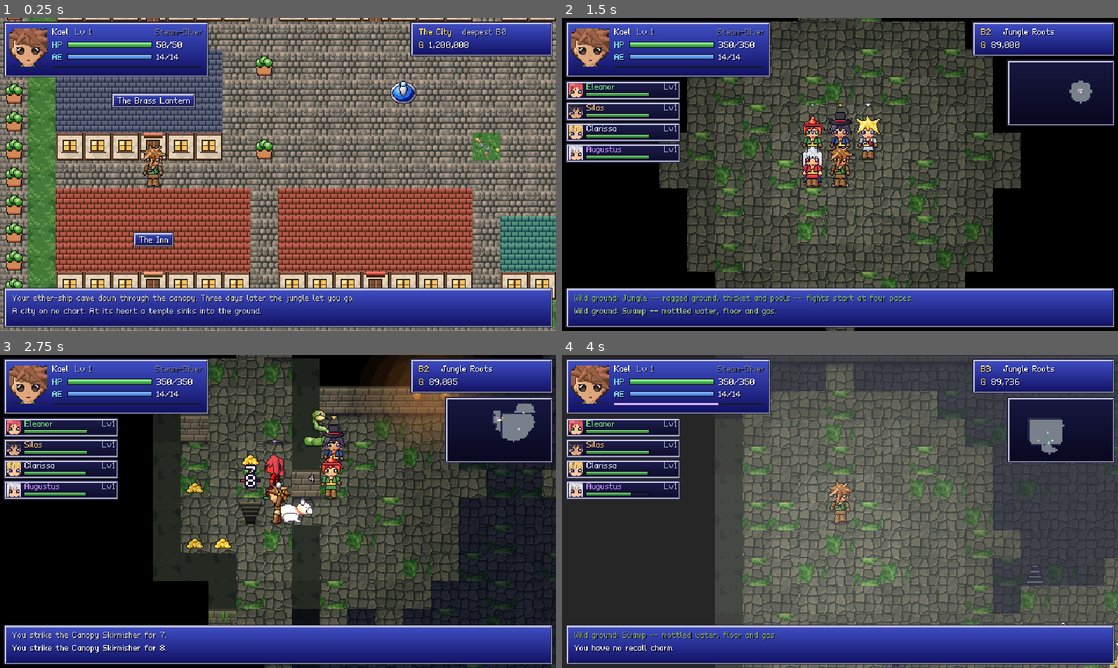
Above: before the commit, frames 1-4 (two rows, left to right).
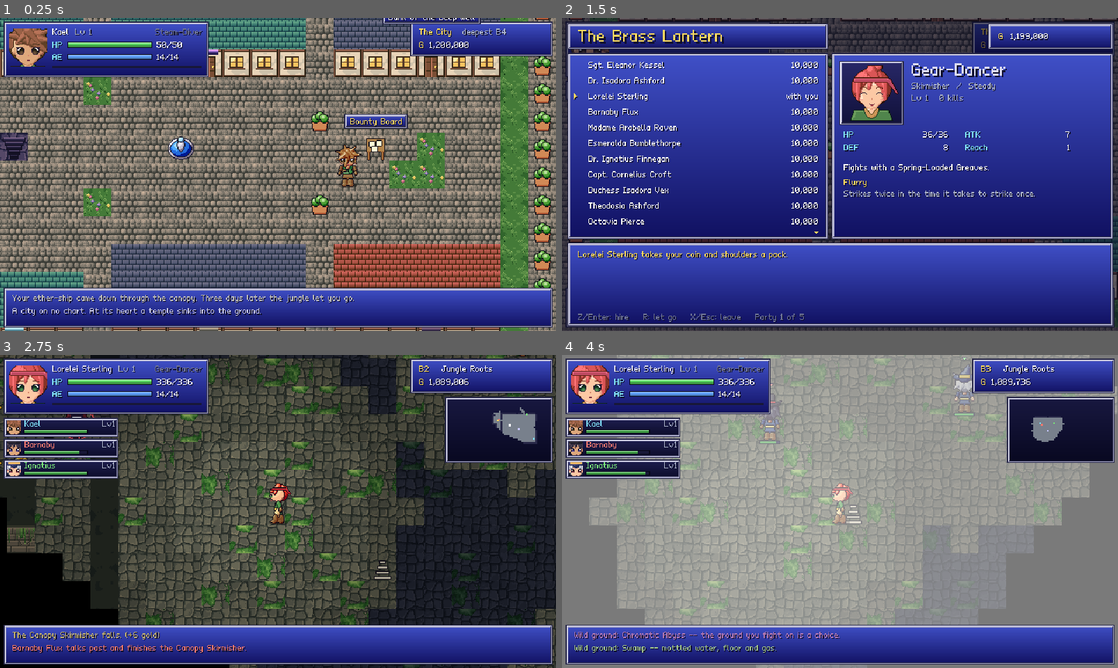
Above: after the commit, the same moments.

Repository: rhianor1975/projects
Game: Godot game, scene res://tests/shots3.tscn
The game is run twice, just before and just after one commit, with the same random seed, the same clock (stepped at 60 frames per second) and the same inputs. This scene is started directly instead of the project's main scene.
Inputs (mouse positions are in pixels of both pictures, inside the frame that each line leads up to):
- Up to frame 1 (0.25 s): no input
- Up to frame 2 (1.5 s): tap Enter (ui_accept) at 0.5, 0.77 s; move the mouse to (962, 158) at 0.52 s; hold Right (ui_right) 0.53-1.25 s; tap P at 0.6 s; click (962, 158) at 0.67 s; tap R at 0.8 s; drag from (728, 190) to (812, 237) at 1.27 s
- Up to frame 3 (2.75 s): move the mouse to (333, 442) at 2.02 s; hold Right (ui_right) from 2.03 s (still down); tap P at 2.1 s; tap R at 2.3 s
- Up to frame 4 (4 s): release Right (ui_right) at 2.75 s; drag from (812, 574) to (673, 464) at 2.77 s; move the mouse to (1006, 558) at 3.52 s; hold Left (ui_left) from 3.53 s (still down); tap K at 3.6 s; tap Enter (ui_accept) at 3.77 s; tap R at 3.8 s

The runs differ from the first frame. In frame 1, 57% of the frame differs, in the area x 0-100%, y 0-100%; in frame 2, 92%; in frame 3, 44%; in frame 4, 73%.

Commit message:
Aether Descent Godot: the bounty board
Port of src/quests.c. A board east of the temple posts one notice at a
time: kill, fetch, clear, and the three arrival bounties -- reach a
floor against the clock, without cracking a recall charm, or with an
escort client alive. The client is an ordinary party body built like a
hire. Arrival bounties settle on every floor entry; fetch items are
handed in at the board; a status chip shows the bounty underground.

Co-Authored-By: Claude Opus 5.5 <noreply@anthropic.com>
Claude-Session: https://claude.ai/code/session_01275kvYNqtpwM58ev2kWusf

Diff:
--- a/AetherDescent/godot/scripts/core/consts.gd
+++ b/AetherDescent/godot/scripts/core/consts.gd
@@ -9,6 +9,7 @@
 	PRISM_GREEN, SNARE, GRASS, FLOWERS,
 	# town
 	TOWN_FLOOR, ROOF, HOUSE_WALL, DOOR, TOWN_GRASS, TOWN_FLOWERS, PLANTER, FOUNTAIN, TEMPLE,
+	QUEST_BOARD,
 }
 
 enum Difficulty { NORMAL, HARD, SWARM, HARDCORE }
--- a/AetherDescent/godot/scripts/core/game.gd
+++ b/AetherDescent/godot/scripts/core/game.gd
@@ -216,6 +216,7 @@
 	Rules.refresh_vision()
 	msg("You descend to floor %d -- %s." % [n, C.BIOME_NAMES[map.biome]] if arrive_down
 		else "You climb back to floor %d." % n, Color8(150, 200, 255))
+	Quests.check_arrival()
 	if map.event_name != "":
 		msg("%s %s" % [map.event_name, map.event_desc], Color8(255, 220, 140))
 	if map.gold_rush:
--- a/AetherDescent/godot/scripts/core/game_map.gd
+++ b/AetherDescent/godot/scripts/core/game_map.gd
@@ -73,7 +73,7 @@
 	return tt == C.Tile.WALL or tt == C.Tile.WATER or tt == C.Tile.LOCKED_DOOR \
 		or tt == C.Tile.SEALED_DOOR or tt == C.Tile.THICKET or tt == C.Tile.CRYSTAL \
 		or tt == C.Tile.ROOF or tt == C.Tile.HOUSE_WALL or tt == C.Tile.DOOR \
-		or tt == C.Tile.FOUNTAIN or tt == C.Tile.PLANTER
+		or tt == C.Tile.FOUNTAIN or tt == C.Tile.PLANTER or tt == C.Tile.QUEST_BOARD
 
 
 func walkable_player(x: int, y: int) -> bool:
--- a/AetherDescent/godot/scripts/core/hero.gd
+++ b/AetherDescent/godot/scripts/core/hero.gd
@@ -112,6 +112,7 @@
 # are what a hire carries on top. The character has roster_idx -1 and none of it.
 var is_hire := false
 var roster_idx := -1
+var is_client := false         # walking with you on an escort bounty
 var personality := 1           # Party.BOLD / STEADY / CAUTIOUS
 var tier := 0                  # which price step was paid
 var kills := 0
--- a/AetherDescent/godot/scripts/core/party.gd
+++ b/AetherDescent/godot/scripts/core/party.gd
@@ -135,6 +135,8 @@
 static func color_of(h: Hero) -> Color:
 	if not h.is_hire:
 		return Color8(128, 224, 248)
+	if h.is_client:
+		return Color8(255, 236, 190)
 	return COLORS[maxi(h.roster_idx, 0) % COLORS.size()]
 
 
@@ -1218,6 +1220,7 @@
 			best = c
 	if best == null or not Game.take("Recall Charm"):
 		return false
+	Quests.note_recall()
 	for d in C.DIRS8:
 		var nx: int = fallen.x + d.x
 		var ny: int = fallen.y + d.y
--- /dev/null
+++ b/AetherDescent/godot/scripts/core/quests.gd
@@ -0,0 +1,190 @@
+class_name Quests
+## The bounty board -- a port of src/quests.c. Six kinds:
+##
+##   kill / fetch / clear   slay one, bring one back, thin a floor out
+##   timed                  be on floor N before the clock runs out
+##   norecall               get there without cracking a charm
+##   escort                 get somebody else there alive
+##
+## The escort's client is not a special kind of thing: they are a body in the
+## party like any hire, built the same way, and they walk, fight and die under
+## the same rules. Everything that makes them a client is in the bounty.
+##
+## Game.quest holds the notice: {type, depth, gold, xp, ...}; empty is none.
+
+const KINDS := ["kill", "fetch", "clear", "timed", "norecall", "escort"]
+const ITEM_NAMES := ["a Sealed Dispatch Case", "a Cracked Pressure Gauge", "a Waterlogged Ledger",
+	"a Company Signet", "a Corroded Aether Vial", "a Torn Survey Map", "a Rusted Union Badge",
+	"a Sealed Specimen Jar"]
+
+
+static func rnd(n: int) -> int:
+	return Game.rng.randi() % maxi(n, 1)
+
+
+static func active() -> bool:
+	return not Game.quest.is_empty()
+
+
+## The client walking with you, if this is an escort and they are still in the party.
+static func client() -> Hero:
+	for h in Game.party:
+		if h.is_client:
+			return h
+	return null
+
+
+## Lets the client go, whatever became of them. Every way out of an escort --
+## paid, failed or abandoned -- comes through here.
+static func _release_client() -> void:
+	var c := client()
+	if c == null:
+		return
+	if c == Game.hero:
+		for h in Game.party:
+			if h != c and Party.is_up(h):
+				Game.controlled_set(h)
+				break
+	Game.party.erase(c)
+
+
+static func _take_on_client() -> Hero:
+	if Game.party.size() >= Party.MAX_COMPANIONS + 1:
+		return null
+	var c := Party.candidate(rnd(Party.TAVERN_ROSTER))
+	c.roster_idx = -1          # not of the Tavern: nobody to rehire them from
+	c.is_client = true
+	c.x = Game.hero.x
+	c.y = Game.hero.y
+	Game.party.append(c)
+	return c
+
+
+## Posts a new bounty, replacing whatever was there. Returns the notice's line.
+## `kind` picks one instead of the board's roll (the tests use it).
+static func offer(kind := "") -> String:
+	_release_client()
+	var base := maxi(Game.deepest_floor, 1)
+	var hi := mini(base + 3, C.MAX_FLOOR)
+	var lo := mini(maxi(base - 5, 1), hi)
+	var depth := lo + rnd(hi - lo + 1)
+	var q := {"depth": depth, "gold": 40 + depth * 4 + rnd(40), "xp": 15 + depth * 3 + rnd(15)}
+	q.type = kind if kind in KINDS else KINDS[rnd(KINDS.size())]
+	var line := ""
+	match q.type:
+		"fetch":
+			q.item = ITEM_NAMES[rnd(ITEM_NAMES.size())]
+			q.found = false
+			line = "Recover %s from floor %d and bring it back here." % [q.item, depth]
+		"clear":
+			q.needed = 5 + depth / 10 + rnd(4)
+			q.done = 0
+			q.gold = q.gold * 3 / 2
+			q.xp = q.xp * 3 / 2
+			line = "Clear %d foes from floor %d." % [q.needed, depth]
+		"timed":
+			# enough turns to walk it at a fair pace, not to clear every floor on the way
+			var budget := 400 + depth * 90
+			q.deadline = Game.turns + budget
+			q.gold *= 2
+			q.xp *= 2
+			line = "Be standing on floor %d within %d turns." % [depth, budget]
+		"norecall":
+			q.broken = false
+			q.gold *= 2
+			q.xp *= 2
+			line = "Reach floor %d without cracking a recall charm." % depth
+		"escort":
+			var c := _take_on_client()
+			if c == null:
+				# nowhere to put them: a dull bounty beats one that cannot start
+				q.type = "kill"
+			else:
+				q.client = c.name
+				q.gold *= 3
+				q.xp *= 2
+				line = "%s wants to reach floor %d. Keep them breathing." % [c.name, depth]
+	if q.type == "kill":
+		q.monster = Monster.quest_name(depth, Game.rng)
+		line = "Slay a %s on floor %d." % [q.monster, depth]
+	Game.quest = q
+	Game.msg("New bounty: " + line, Color8(255, 220, 140))
+	return line
+
+
+static func _pay(why: String) -> void:
+	var q := Game.quest
+	var g := Game.gain_gold(int(q.gold))
+	Rules.grant_xp(int(q.xp))
+	Game.good("%s (+%d gold, +%d xp)" % [why, g, int(q.xp)])
+	Sfx.play("levelup")
+	_release_client()
+	Game.quest = {}
+
+
+## The three bounties decided by arriving somewhere settle here, on every
+## floor arrival.
+static func check_arrival() -> void:
+	var q := Game.quest
+	if q.is_empty() or not q.type in ["timed", "norecall", "escort"] or Game.depth != int(q.depth):
+		return
+	var why := ""
+	if q.type == "timed" and Game.turns > int(q.deadline):
+		why = "The bounty was on the clock, and the clock ran out."
+	if q.type == "norecall" and q.get("broken", false):
+		why = "The bounty said no charms. The charm is spent."
+	if q.type == "escort" and not Party.is_up(client()):
+		why = "You arrive without your client. Nobody is paying for that."
+	if why != "":
+		Game.warn(why)
+		_release_client()
+		Game.quest = {}
+		return
+	if q.type == "escort":
+		_pay("%s pays out and goes their own way." % client().name)
+	else:
+		_pay("Bounty complete! Floor %d, as asked." % int(q.depth))
+
+
+## A recall charm has been spent: that breaks a no-charm bounty.
+static func note_recall() -> void:
+	if Game.quest.get("type", "") == "norecall":
+		Game.quest.broken = true
+
+
+## At the board: hand over a fetched item.
+static func turn_in() -> bool:
+	var q := Game.quest
+	if q.get("type", "") == "fetch" and q.get("found", false):
+		_pay("Bounty complete! You hand over %s." % q.item)
+		return true
+	return false
+
+
+## Tears the notice down, releasing the client if there is one.
+static func abandon() -> void:
+	if not active():
+		return
+	Game.msg("You tear down the notice: %s." % summary())
+	_release_client()
+	Game.quest = {}
+
+
+static func summary() -> String:
+	var q := Game.quest
+	if q.is_empty():
+		return "no bounty"
+	var d := int(q.depth)
+	match q.type:
+		"fetch":
+			return "recover %s from floor %d%s" % [q.item, d, " (found -- bring it back)" if q.get("found", false) else ""]
+		"clear":
+			return "clear %d foes from floor %d (%d done)" % [int(q.needed), d, int(q.get("done", 0))]
+		"timed":
+			return "reach floor %d within %d turns" % [d, maxi(0, int(q.deadline) - Game.turns)]
+		"norecall":
+			return "reach floor %d without a charm%s" % [d, " (broken)" if q.get("broken", false) else ""]
+		"escort":
+			var c := client()
+			return "get %s to floor %d%s" % [c.name if Party.is_up(c) else "your client", d, "" if Party.is_up(c) else " (dead)"]
+	return "slay a %s on floor %d" % [q.get("monster", "?"), d]
--- a/AetherDescent/godot/scripts/core/rules.gd
+++ b/AetherDescent/godot/scripts/core/rules.gd
@@ -125,11 +125,11 @@
 	var q := Game.quest
 	if not q.is_empty() and int(q.get("depth", -1)) == Game.depth:
 		if q.type == "kill" and q.monster == mo.name:
-			_complete_quest("You've slain the %s." % mo.name)
+			Quests._pay("Bounty complete! You've slain the %s." % mo.name)
 		elif q.type == "clear":
 			q.done = int(q.get("done", 0)) + 1
 			if q.done >= int(q.needed):
-				_complete_quest("Floor %d is clear enough now." % Game.depth)
+				Quests._pay("Bounty complete! Floor %d is clear enough now." % Game.depth)
 			else:
 				Game.msg("Bounty progress: %d/%d." % [q.done, q.needed])
 	if mo.is_boss:
@@ -140,14 +140,6 @@
 	elif mo.is_elite:
 		if rnd(100) < (60 if mo.biome_boss else 12):
 			grant_random_set_piece(m.biome)
-
-
-static func _complete_quest(why: String) -> void:
-	var q := Game.quest
-	var g := Game.gain_gold(int(q.gold))
-	grant_xp(int(q.xp))
-	Game.good("Bounty complete! %s (+%d gold, +%d xp)" % [why, g, int(q.xp)])
-	Game.quest = {}
 
 
 static func find_target(radius: int, exclude: Monster = null) -> Monster:
@@ -621,6 +613,9 @@
 			return false
 		if tt == C.Tile.TEMPLE:
 			request = {"open": "temple"}
+			return false
+		if tt == C.Tile.QUEST_BOARD:
+			request = {"open": "board"}
 			return false
 		if not m.walkable_player(nx, ny):
 			return false
@@ -931,6 +926,7 @@
 		Game.msg("You have no recall charm.")
 		return false
 	Game.recall_countdown = H().recall_turns
+	Quests.note_recall()
 	Game.msg("You crack a recall charm. Hold steady -- %d turns." % Game.recall_countdown, Color8(150, 230, 255))
 	Game.emit_fx({"type": "burst", "at": H().pos(), "radius": 2, "color": Color8(120, 230, 255)})
 	end_turn()
--- a/AetherDescent/godot/scripts/core/town.gd
+++ b/AetherDescent/godot/scripts/core/town.gd
@@ -8,6 +8,7 @@
 const H := 18
 const START := Vector2i(20, 10)
 const TEMPLE := Vector2i(20, 8)
+const BOARD := Vector2i(33, 8)
 
 # id, label, x, y, w, h, roof style
 const BUILDINGS := [
@@ -59,12 +60,13 @@
 		m.doors[door.y * W + door.x] = b[0]
 	# the plaza: fountains, beds, and the temple mouth in the middle
 	m.set_t(TEMPLE.x, TEMPLE.y, C.Tile.TEMPLE)
+	m.set_t(BOARD.x, BOARD.y, C.Tile.QUEST_BOARD)
 	m.stairs_down = TEMPLE
 	for p in [Vector2i(14, 8), Vector2i(26, 8)]:
 		m.set_t(p.x, p.y, C.Tile.FOUNTAIN)
 	for p in [Vector2i(9, 7), Vector2i(31, 7), Vector2i(9, 10), Vector2i(31, 10)]:
 		m.set_t(p.x, p.y, C.Tile.PLANTER)
-	for p in [Vector2i(34, 8), Vector2i(35, 9), Vector2i(34, 9),
+	for p in [Vector2i(35, 8), Vector2i(35, 9), Vector2i(34, 9),
 			Vector2i(17, 10), Vector2i(23, 10), Vector2i(17, 6), Vector2i(23, 6)]:
 		m.set_t(p.x, p.y, C.Tile.TOWN_FLOWERS)
 	m.reveal_all()
--- a/AetherDescent/godot/scripts/ui/main.gd
+++ b/AetherDescent/godot/scripts/ui/main.gd
@@ -350,6 +350,8 @@
 			_open_building(req.id)
 		"temple":
 			_open_temple()
+		"board":
+			_open_board()
 		"merchant":
 			_open_merchant()
 		"gameover":
@@ -947,6 +949,66 @@
 	m.detail = _detail_hero
 
 
+# ---- the bounty board ---------------------------------------------------------------
+## One notice at a time. Take it, carry it out, come back -- or tear it down.
+func _open_board() -> void:
+	Sfx.play("door")
+	if Quests.turn_in():
+		Game.save_run()
+	var m := _menu("Bounty Board")
+	m.list_width = 260
+	m.rebuild = func(mm: Menu):
+		if Quests.active():
+			mm.items = [{"label": "Tear down the notice", "id": "abandon",
+				"desc": "Gives the bounty up%s. Nothing is paid." % (", and your client goes home" if Quests.client() else "")}]
+		else:
+			mm.items = [{"label": "Take a bounty", "id": "take",
+				"desc": "Posts a new notice for somewhere around the deepest floor you have reached."}]
+		mm.items.append({"label": "Leave", "id": "leave"})
+	m.on_select = func(mm: Menu, it: Dictionary) -> bool:
+		match it.id:
+			"take":
+				Sfx.play("confirm")
+				mm.say(Quests.offer())
+				Game.save_run()
+			"abandon":
+				Sfx.play("back")
+				Quests.abandon()
+				mm.say("The notice comes down.")
+				Game.save_run()
+			"leave":
+				return true
+		return false
+	m.detail = func(ci: CanvasItem, r: Rect2, _mm: Menu, _it: Dictionary):
+		var p := r.position
+		Gfx.text(ci, p + Vector2(14, 12), "The notice", Gfx.GOLD, 2)
+		var y := p.y + 40
+		if not Quests.active():
+			for line in Gfx.wrap("Nothing pinned up. Six kinds of work come through here: a kill, a thing to fetch, a floor to thin out, a floor to reach against the clock, a floor to reach without a charm, and somebody to get there alive.", int(r.size.x - 28)):
+				Gfx.text(ci, Vector2(p.x + 14, y), line, Gfx.GREY)
+				y += 14
+			return
+		var q := Game.quest
+		var kind: String = {"kill": "Hunt", "fetch": "Recovery", "clear": "Clearance", "timed": "Against the clock",
+			"norecall": "No charms", "escort": "Escort"}[q.type]
+		Gfx.text(ci, Vector2(p.x + 14, y), kind, Gfx.CYAN)
+		y += 18
+		for line in Gfx.wrap(Quests.summary(), int(r.size.x - 28)):
+			Gfx.text(ci, Vector2(p.x + 14, y), line, Gfx.WHITE)
+			y += 14
+		y += 10
+		Gfx.text(ci, Vector2(p.x + 14, y), "Pays", Gfx.CYAN)
+		Gfx.text(ci, Vector2(p.x + 70, y), "%s gold, %d xp" % [Gfx.comma(int(q.gold)), int(q.xp)], Gfx.GOLD)
+		var c := Quests.client()
+		if c:
+			Gfx.portrait(ci, Vector2(p.x + 14, y + 26), c.look, "neutral")
+			Gfx.text(ci, Vector2(p.x + 92, y + 26), c.name, Party.color_of(c))
+			Gfx.text(ci, Vector2(p.x + 92, y + 40), ClassesData.CLASSES[c.class_id].name, Gfx.GREY)
+			Gfx.text(ci, Vector2(p.x + 92, y + 54), "Fights for themselves. Keep them alive.", Gfx.GREY)
+	m.footer = "Z/Enter: choose    X/Esc: leave"
+	m.refresh()
+
+
 # ---- the Tavern ---------------------------------------------------------------------
 ## The Brass Lantern: heroes for hire, coin up front. Twenty on offer, each
 ## ten times the price of the last one you took; they fight on their own down
@@ -1254,6 +1316,13 @@
 		var r := Rect2(roundi(sp.x - w / 2.0), sp.y - 46, w, 17)
 		Gfx.window(ci, r)
 		Gfx.text(ci, r.position + Vector2(7, 5), label, Gfx.WHITE)
+	if absi(Town.BOARD.x - h.x) <= 3 and absi(Town.BOARD.y - h.y) <= 3:
+		var sp := Vector2(Town.BOARD.x * 32 + 16, Town.BOARD.y * 32) + view.world.position
+		var label := "Bounty Board" + (" (1 notice)" if Quests.active() else "")
+		var w := Gfx.text_width(label) + 14
+		var r := Rect2(roundi(sp.x - w / 2.0), sp.y - 22, w, 17)
+		Gfx.window(ci, r)
+		Gfx.text(ci, r.position + Vector2(7, 5), label, Gfx.GOLD)
 	if absi(Town.TEMPLE.x - h.x) <= 3 and absi(Town.TEMPLE.y - h.y) <= 3:
 		var sp := Vector2(Town.TEMPLE.x * 32 + 16, Town.TEMPLE.y * 32) + view.world.position
 		var label := "Temple of the Deep Well"
--- a/AetherDescent/godot/scripts/ui/map_view.gd
+++ b/AetherDescent/godot/scripts/ui/map_view.gd
@@ -278,6 +278,7 @@
 			C.Tile.PLANTER: return Gfx.tile_src(tr, Gfx.town_col("planter"))
 			C.Tile.FOUNTAIN: return Gfx.tile_src(tr, Gfx.town_col("fountain"))
 			C.Tile.TEMPLE: return Gfx.tile_src(tr, Gfx.town_col("temple"))
+			C.Tile.QUEST_BOARD: return Gfx.tile_src(tr, Gfx.town_col("quest_board"))
 		return Gfx.tile_src(tr, 0)
 	var k := "floor0"
 	match tt:
@@ -579,7 +580,7 @@
 		C.Tile.STAIRS_DOWN, C.Tile.TEMPLE: return Color8(255, 224, 96)
 		C.Tile.STAIRS_UP: return Color8(200, 200, 255)
 		C.Tile.THICKET, C.Tile.GRASS, C.Tile.FLOWERS: return Color8(72, 140, 72)
-		C.Tile.DOOR, C.Tile.LOCKED_DOOR, C.Tile.SEALED_DOOR: return Color8(220, 150, 80)
+		C.Tile.DOOR, C.Tile.LOCKED_DOOR, C.Tile.SEALED_DOOR, C.Tile.QUEST_BOARD: return Color8(220, 150, 80)
 	var d := m.district_at(x, y)
 	if d >= 0:
 		return C.DISTRICT_TINTS[d].darkened(0.25)
@@ -659,6 +660,17 @@
 	if h.stance_atk_pct > 0: chips.append(["RED", Gfx.RED])
 	if h.stance_def_pct > 0: chips.append(["BLUE", Gfx.CYAN])
 	if Game.recall_countdown > 0: chips.append(["RECALL %d" % Game.recall_countdown, Gfx.CYAN])
+	if Quests.active():
+		var q := Game.quest
+		var here := Game.depth == int(q.depth)
+		var tag := "BOUNTY " + ("HERE" if here else "B%d" % int(q.depth))
+		if q.type == "fetch" and q.get("found", false):
+			tag = "BOUNTY: TO TOWN"
+		elif q.type == "timed" and not here:
+			tag += " %dt" % maxi(0, int(q.deadline) - Game.turns)
+		elif q.type == "clear" and here:
+			tag += " %d/%d" % [int(q.get("done", 0)), int(q.needed)]
+		chips.append([tag, Gfx.GOLD])
 	var cx := 8.0
 	for chip in chips:
 		var w := Gfx.text_width(chip[0]) + 8
--- a/AetherDescent/godot/tests/shots3.gd
+++ b/AetherDescent/godot/tests/shots3.gd
@@ -47,6 +47,20 @@
 	Game.new_run(12, "Kael", C.Difficulty.NORMAL, C.WorldSize.SHAFT, 77)
 	Game.gold = 1200000
 	main._start_game()
+	# the bounty board, east of the temple
+	Game.deepest_floor = 4
+	Game.hero.x = Town.BOARD.x - 1
+	Game.hero.y = Town.BOARD.y + 1
+	main.view.snap()
+	await _wait(0.3)
+	await _shot("board-plaza")
+	main._open_board()
+	await _wait(0.1)
+	Quests.offer("escort")
+	main.modal.refresh()
+	await _wait(0.2)
+	await _shot("board")
+	await _key(KEY_ESCAPE)
 	# walk to the Tavern door: west of the plaza
 	Game.hero.x = 5
 	Game.hero.y = 11
--- a/AetherDescent/godot/tests/smoke.gd
+++ b/AetherDescent/godot/tests/smoke.gd
@@ -108,6 +108,72 @@
 	game.restore(psnap)
 	if game.party.size() != psnap.party.size() or game.hero.name != driving:
 		print("FAIL party save round trip"); failures += 1
+	# the bounty board: every kind pays when it should and fails when it should
+	game.new_run(20, "Bounty", C.Difficulty.NORMAL, C.WorldSize.SHAFT, 31)
+	game.deepest_floor = 3
+	game.give("Recall Charm", 3)
+	var g0: int = game.gold
+	Quests.offer("timed")
+	var qd := int(game.quest.depth)
+	game.enter_floor(qd)
+	if Quests.active() or game.gold <= g0:
+		print("FAIL timed bounty did not pay on arrival"); failures += 1
+	game.enter_town(Town.START)
+	Quests.offer("timed")
+	game.turns += 100000
+	game.enter_floor(int(game.quest.depth))
+	if Quests.active():
+		print("FAIL expired timed bounty still open"); failures += 1
+	game.enter_town(Town.START)
+	Quests.offer("norecall")
+	qd = int(game.quest.depth)
+	game.enter_floor(maxi(1, qd - 1) if qd > 1 else 2)
+	Rules.start_recall()
+	if not game.quest.get("broken", false):
+		print("FAIL a charm did not break the no-recall bounty"); failures += 1
+	game.enter_floor(qd)
+	if Quests.active():
+		print("FAIL broken no-recall bounty still open"); failures += 1
+	game.enter_town(Town.START)
+	Quests.offer("escort")
+	var cl := Quests.client()
+	if cl == null or not cl in game.party:
+		print("FAIL escort client did not join the party"); failures += 1
+	g0 = game.gold
+	game.enter_floor(int(game.quest.depth))
+	if Quests.active() or Quests.client() != null or game.gold <= g0:
+		print("FAIL escort did not pay and release the client"); failures += 1
+	game.enter_town(Town.START)
+	Quests.offer("escort")
+	Quests.client().hp = 0
+	Quests.client().alive = false
+	Party.reap_fallen()
+	game.enter_floor(int(game.quest.depth))
+	if Quests.active():
+		print("FAIL escort with a dead client still open"); failures += 1
+	game.enter_town(Town.START)
+	Quests.offer("fetch")
+	game.enter_floor(int(game.quest.depth))
+	var qi: Array = game.map.items.filter(func(it): return it.kind == "quest")
+	if qi.is_empty():
+		print("FAIL no fetch item on the bounty floor"); failures += 1
+	else:
+		game.hero.x = qi[0].x
+		game.hero.y = qi[0].y
+		Rules._pickup()
+		game.enter_town(Town.START)
+		g0 = game.gold
+		if not Quests.turn_in() or game.gold <= g0:
+			print("FAIL fetch bounty did not pay at the board"); failures += 1
+	Quests.offer("kill")
+	var want: String = game.quest.monster
+	game.enter_floor(int(game.quest.depth))
+	var mo := Monster.for_floor(game.depth, game.hero.x + 1, game.hero.y, game.rng)
+	mo.name = want
+	Rules.monster_take_damage(mo, 999999)
+	if Quests.active():
+		print("FAIL kill bounty did not pay"); failures += 1
+	print("bounties checked")
 	# generation sweep: every floor is connected stairs-to-stairs
 	for f in [1, 7, 15, 22, 35, 48, 60, 77, 85, 99, 100]:
 		for ws in [C.WorldSize.SHAFT, C.WorldSize.HALLS]:
Binary file added: AetherDescent/godot/screenshots/12-bounty-board.png
Not shown, changed: AetherDescent/godot/README.md
